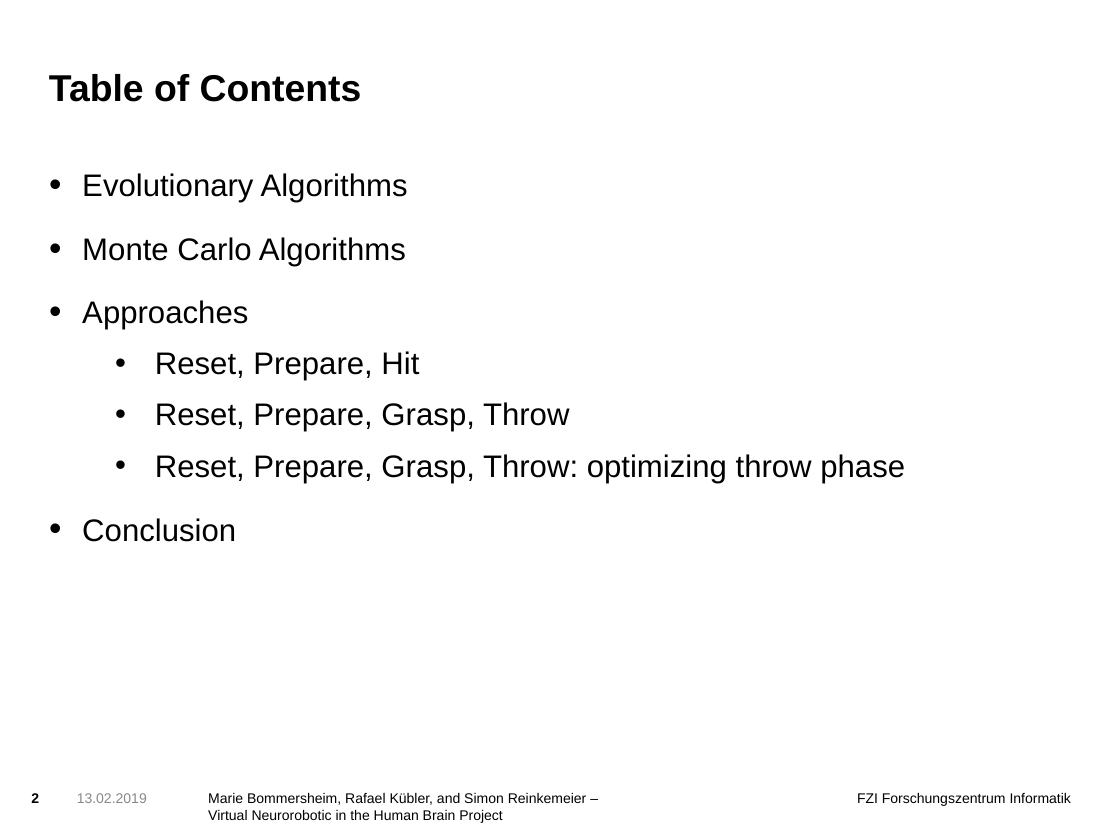
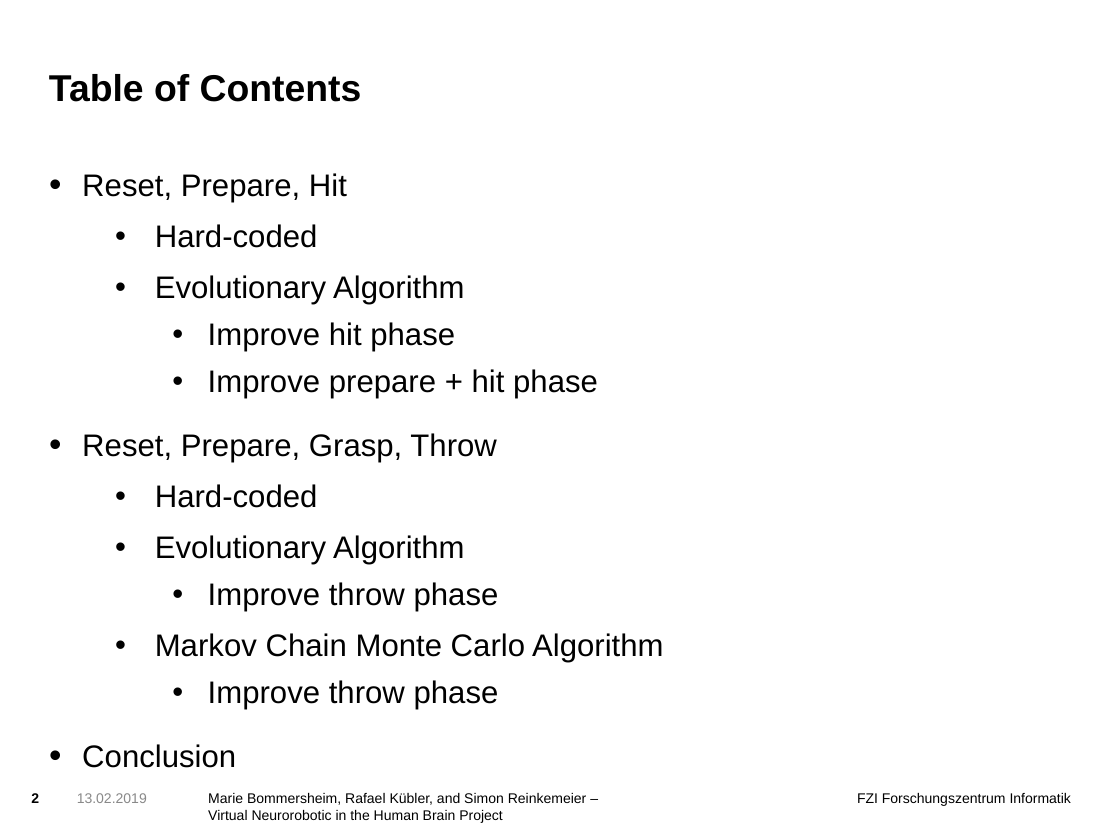
Before and after one commit to simonre/hbpprak_2018_throwing, a slide deck: slide 2 of Präsentation.odp. Drawn at 1120x840 pixels with LibreOffice and Linux fonts; fonts in the diff are those of the drawing; background and template pictures are left out. Boxes give left, top, right and bottom in pixels: in the first picture for what was removed or moved away, otherwise in the second. Text is boxed around its words. In the diff, an @@ line names an element or a change of style, - is before the commit and + after.

```diff
--- a/Präsentation.odp
+++ b/Präsentation.odp
@@ text at <box>82,173,408,330</box>: paragraphs removed @@
-• Evolutionary Algorithms
-• Monte Carlo Algorithms
-• Approaches
@@ text at <box>82,173,496,462</box>: list level 2 to 1 in "Reset, Prepare, Hit"; line spacing 0.9 to 1.5; list level 2 to 1 in "Reset, Prepare, Grasp, Throw" @@
@@ text at <box>155,224,598,398</box>: paragraphs added @@
+  • Hard-coded
+  • Evolutionary Algorithm
+    • Improve hit phase
+    • Improve prepare + hit phase
@@ text at <box>155,484,663,709</box>: text changed @@
-  • Reset, Prepare, Grasp, Throw: optimizing throw phase
+  • Hard-coded
+  • Evolutionary Algorithm
+    • Improve throw phase
+  • Markov Chain Monte Carlo Algorithm
+    • Improve throw phase
```
Also in this commit, not shown: 6 other slides changed, 5 slides added, 1 slide removed, 12 other files.
